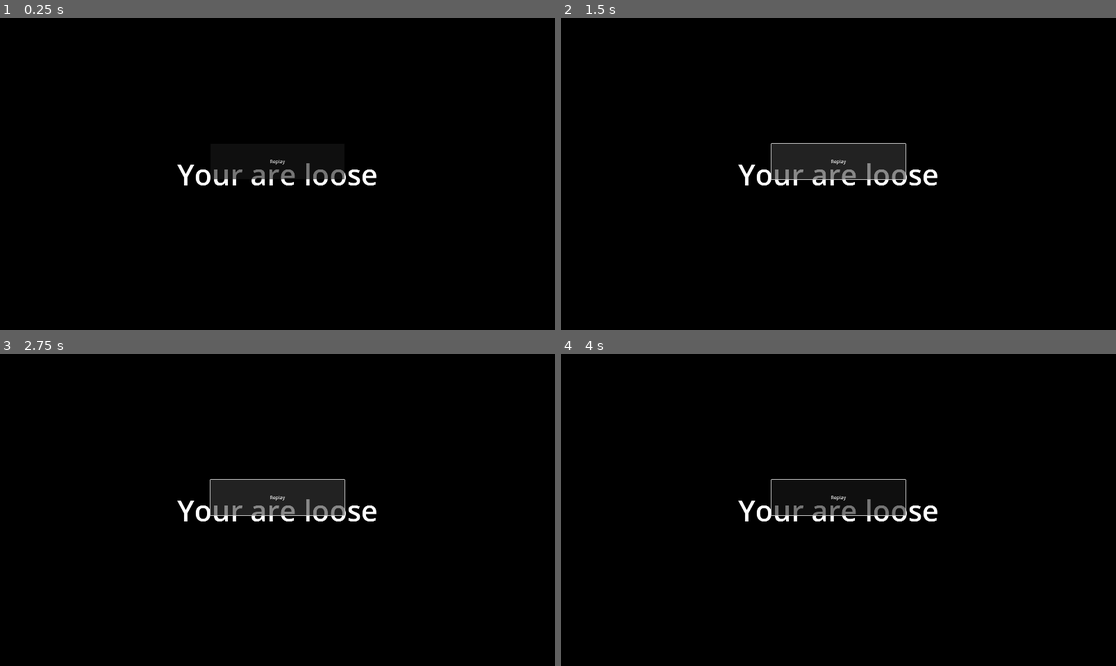
Above: before the commit, frames 1-4 (two rows, left to right).
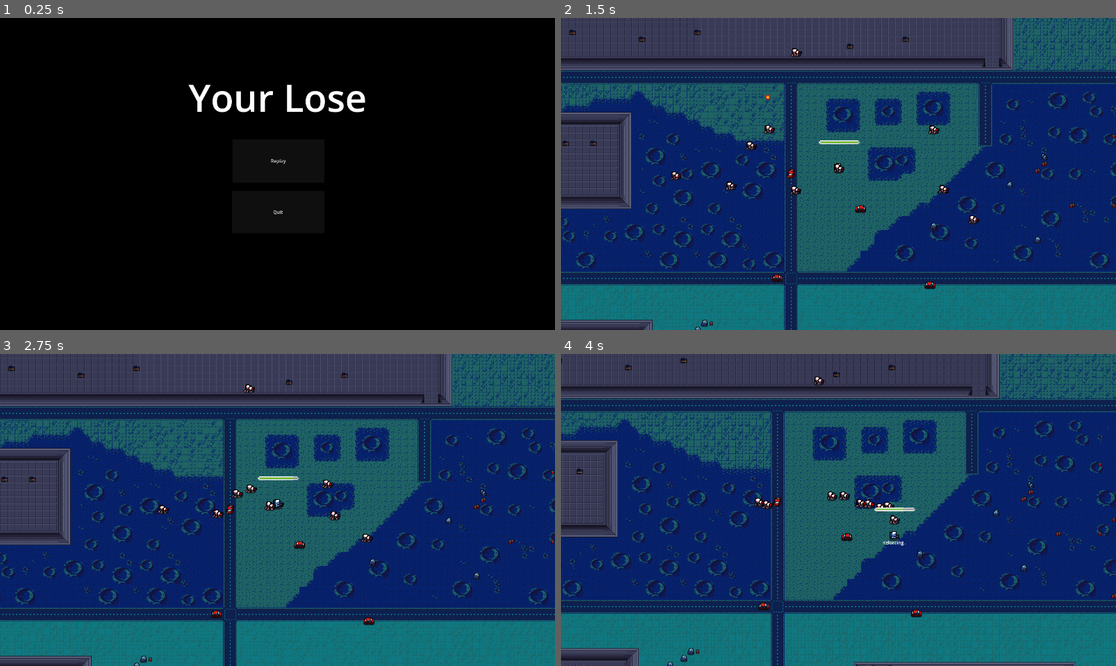
Above: after the commit, the same moments.

Repository: Sebabacou/Manaupen
Game: Godot game, scene res://player/death.tscn
Two runs of this game, one before a commit and one after it. Both use one fixed random seed, a clock stepped at 60 frames per second and the inputs below. This scene is started directly instead of the project's main scene.
Inputs (mouse positions are in pixels of both pictures, inside the frame that each line leads up to):
- Up to frame 1 (0.25 s): no input
- Up to frame 2 (1.5 s): click "Replay" at 0.5 s; click (838, 161) at 1.25 s, where only the run before the commit has a clickable "Replay"
- Up to frame 3 (2.75 s): click (277, 497) at 2 s, where only the run before the commit has a clickable "Replay"
- Up to frame 4 (4 s): move the mouse to (960, 494) at 2.77 s; hold D (move_right) 2.78-3.53 s; hold R 2.78-3.53 s; click (960, 494) at 2.92 s; move the mouse to (727, 525) at 3.52 s; hold S (move_down) from 3.53 s (still down); tap E at 3.6 s

The runs differ from the first frame. In frame 1, 1.8% of the frame differs, in the area x 31-68%, y 21-64%; in frame 2, 100%; in frame 3, 100%, in the area x 0-100%, y 0-100%; in frame 4, 100%.

Commit message:
adding the death menu

Diff:
--- /dev/null
+++ b/player/death.gd
@@ -0,0 +1,11 @@
+extends Node2D
+
+
+# Called when the node enters the scene tree for the first time.
+
+func _on_button_pressed():
+	get_tree().change_scene_to_file("res://world.tscn")
+
+
+func _on_quit_pressed():
+	get_tree().quit()
--- a/player/death.tscn
+++ b/player/death.tscn
@@ -1,22 +1,35 @@
-[gd_scene load_steps=2 format=3 uid="uid://drgiajiw2dx3b"]
+[gd_scene load_steps=3 format=3 uid="uid://bog3e8aa7qxx1"]
 
-[sub_resource type="LabelSettings" id="LabelSettings_ic4al"]
-font_size = 100
+[ext_resource type="Script" path="res://player/death.gd" id="1_xa4rc"]
 
-[node name="death" type="Node2D"]
+[sub_resource type="LabelSettings" id="LabelSettings_u5dj7"]
+font_size = 130
+
+[node name="Node2D" type="Node2D"]
+script = ExtResource("1_xa4rc")
 
 [node name="Label" type="Label" parent="."]
-offset_left = 613.0
-offset_top = 471.5
-offset_right = 1307.0
-offset_bottom = 608.5
-pivot_offset = Vector2(347, 68.5)
-text = "Your are loose"
-label_settings = SubResource("LabelSettings_ic4al")
+offset_left = 652.0
+offset_top = 186.0
+offset_right = 1268.0
+offset_bottom = 391.0
+pivot_offset = Vector2(308, 102.5)
+text = "Your Lose"
+label_settings = SubResource("LabelSettings_u5dj7")
 
-[node name="Button" type="Button" parent="."]
-offset_left = 728.0
-offset_top = 435.0
-offset_right = 1192.0
-offset_bottom = 558.0
+[node name="Replay" type="Button" parent="."]
+offset_left = 804.0
+offset_top = 420.0
+offset_right = 1122.0
+offset_bottom = 570.0
 text = "Replay"
+
+[node name="Quit" type="Button" parent="."]
+offset_left = 803.0
+offset_top = 598.0
+offset_right = 1122.0
+offset_bottom = 745.0
+text = "Quit"
+
+[connection signal="pressed" from="Replay" to="." method="_on_button_pressed"]
+[connection signal="pressed" from="Quit" to="." method="_on_quit_pressed"]
